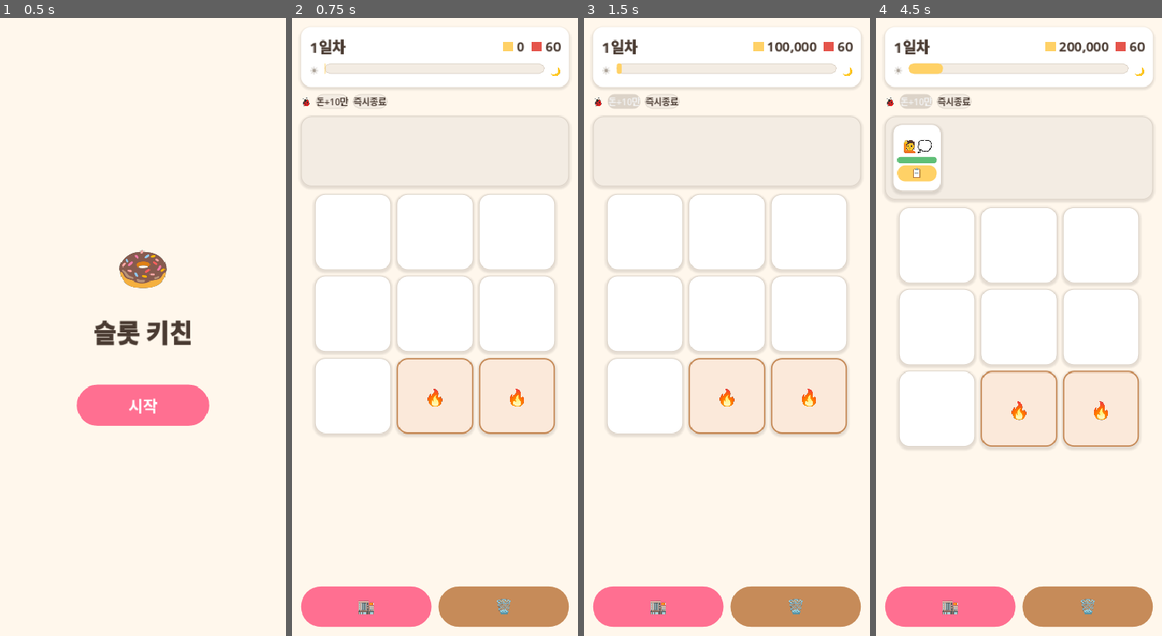
Above: before the commit, frames 1-4 (left to right).
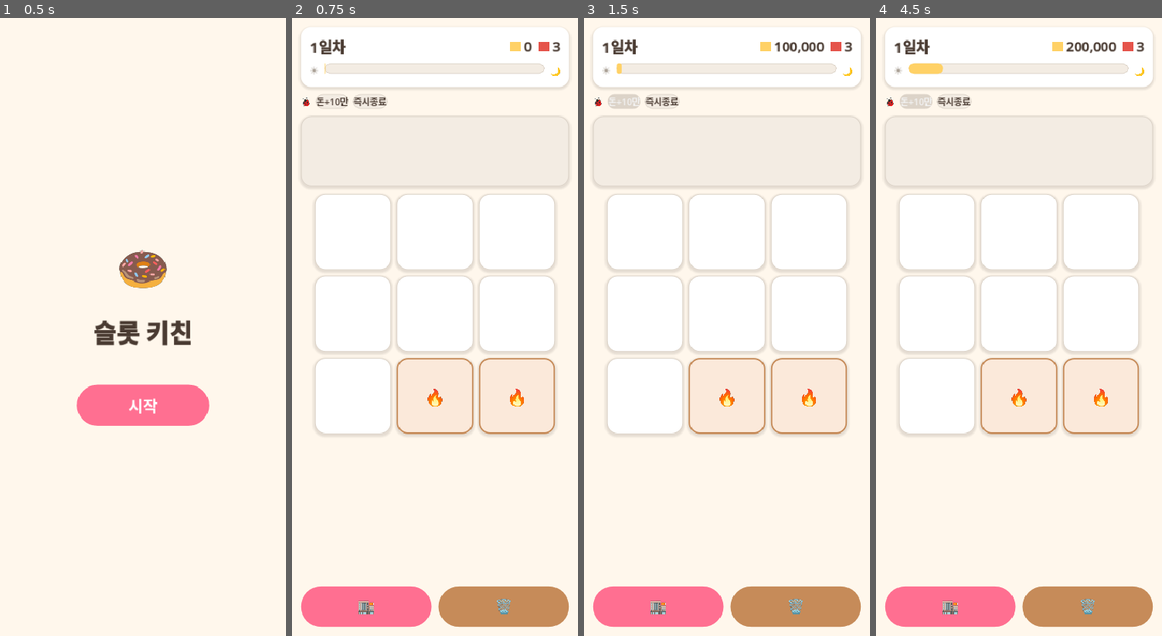
Above: after the commit, the same moments.

Repository: yellyB/game-slot-kitchen
Game: Godot game, scene res://scenes/Main.tscn
The game is run twice, just before and just after one commit, with the same random seed, the same clock (stepped at 60 frames per second) and the same inputs.
Inputs:
- Up to frame 1 (0.5 s): no input
- Up to frame 2 (0.75 s): click "시작" at 0.5 s
- Up to frame 3 (1.5 s): click "돈+10만" at 1.25 s
- Up to frame 4 (4.5 s): click "🏬" at 2 s; click "🗑️" at 2.75 s; click "✕" at 3.5 s; click "돈+10만" at 4.25 s

Frame 1 is identical in both runs. In frame 2, 0.3% of the frame differs, in the area x 73-95%, y 3-6%; in frame 3, 0.4%; in frame 4, 8.3%, in the area x 2-98%, y 3-70%.

Commit message:
feat: 하루별 레벨 테이블(levels.gd) + 금액 1원 스케일 재조정
레벨디자인을 data/levels.gd 표로: 5일, 웨이브 3 고정, 하루마다 손님수(2~6/
웨이브)·가게세(3~26)↑. Session이 Levels에서 가게세·손님수·승리일차를 읽음
(가게세 공식 제거). 금액 최소단위 1원 — 메뉴 커피1/글레이즈드2/초코3,
슬롯6·버프팩4. 손님 수 고정→증가로 매출/가게세 곡선 성립.

Co-Authored-By: Claude Opus 4.8 (1M context) <noreply@anthropic.com>

Diff:
--- a/data/config.gd
+++ b/data/config.gd
@@ -19,17 +19,15 @@
 const PATIENCE_DISH := 60.0   # 음식 대기(슬롯 주문 카드)
 const PATIENCE_LOW_FRAC := 0.3  # 이 비율 이하로 남으면 게이지 빨강
 
-# ── 경제 ──────────────────────────────────────────────────
+# ── 경제 (금액 최소단위 1원, 가장 싼 메뉴 = 1) ────────────
 const START_MONEY := 0     # 시작 소지금
-const RENT_START := 60      # 1일차 가게세
-const RENT_GROWTH := 1.5    # 매일 가게세 배율(올림)
-const SLOT_PRICE := 50      # 슬롯 +1 확장 가격(상점)
-const BUFF_PACK_PRICE := 40 # 버프 팩(카드깡) 가격
+const SLOT_PRICE := 6       # 슬롯 +1 확장 가격(상점)
+const BUFF_PACK_PRICE := 4  # 버프 팩(카드깡) 가격
+# (가게세는 하루별 → data/levels.gd)
 
 # ── 세션 / 하루 ───────────────────────────────────────────
 const DAY_LENGTH := 45.0        # 영업시간(초)
-const WAVES := 3                # 웨이브 수
-const CUSTOMERS_PER_WAVE := 3   # 웨이브당 손님
+const WAVES := 3                # 웨이브 수(고정). 웨이브당 손님 수는 data/levels.gd
 const WAVE_SPACING := 0.7       # 웨이브 내 손님 간격(초)
-const DAYS_TO_WIN := 5          # 이 일차 통과하면 승리
 const WAREHOUSE_EXIT_COST := 3.0  # 창고 닫을 때(퇴장) 소모 영업시간(초) — 트립 비용
+# (일차별 가게세·손님 수·승리 일차 = data/levels.gd)
--- /dev/null
+++ b/data/levels.gd
@@ -0,0 +1,19 @@
+class_name Levels
+extends RefCounted
+## 하루(세션)별 레벨 정의 — 레벨디자인은 이 표를 편집(테스트하며 조정).
+## 웨이브는 항상 3번(Config.WAVES). 하루마다 가게세와 웨이브당 손님 수만 변함.
+## 금액 최소단위 1원 = 가장 싼 메뉴(커피 1). rent도 같은 스케일.
+
+const DAYS := [
+	{"rent": 3,  "per_wave": 2},   # 1일차 (손님 6)
+	{"rent": 7,  "per_wave": 3},   # 2일차 (손님 9)
+	{"rent": 12, "per_wave": 4},   # 3일차 (손님 12)
+	{"rent": 18, "per_wave": 5},   # 4일차 (손님 15)
+	{"rent": 26, "per_wave": 6},   # 5일차 (손님 18) — 클리어
+]
+
+static func count() -> int:
+	return DAYS.size()
+
+static func get_day(day: int) -> Dictionary:
+	return DAYS[clampi(day - 1, 0, DAYS.size() - 1)]
--- a/data/recipes.gd
+++ b/data/recipes.gd
@@ -4,9 +4,9 @@
 ## 재료 id는 Ingredients와 일치. 아이콘은 이모지 placeholder.
 
 const ALL := {
-	"glazed": {"name": "글레이즈드", "icon": "🍩", "ingredients": ["flour", "egg", "sugar"], "cook_time": 5.0, "price": 30},
-	"choco":  {"name": "초코도넛",   "icon": "🍩", "ingredients": ["flour", "egg", "chocolate"], "cook_time": 5.0, "price": 40},
-	"coffee": {"name": "커피",       "icon": "☕", "ingredients": ["bean", "water"], "cook_time": 3.0, "price": 20},
+	"glazed": {"name": "글레이즈드", "icon": "🍩", "ingredients": ["flour", "egg", "sugar"], "cook_time": 5.0, "price": 2},
+	"choco":  {"name": "초코도넛",   "icon": "🍩", "ingredients": ["flour", "egg", "chocolate"], "cook_time": 5.0, "price": 3},
+	"coffee": {"name": "커피",       "icon": "☕", "ingredients": ["bean", "water"], "cook_time": 3.0, "price": 1},
 }
 
 static func all_ids() -> Array:
--- a/scripts/main.gd
+++ b/scripts/main.gd
@@ -411,7 +411,7 @@
 	if summary["won"]:
 		Modal.open(self) \
 			.title("승리! 🎉") \
-			.row("%d일 완주" % Config.DAYS_TO_WIN, Palette.SUCCESS) \
+			.row("%d일 완주" % Levels.count(), Palette.SUCCESS) \
 			.button("처음으로", _show_title)
 	elif summary["passed"]:
 		Modal.open(self) \
--- a/scripts/session.gd
+++ b/scripts/session.gd
@@ -24,7 +24,6 @@
 func start_run() -> void:
 	cash = Config.START_MONEY
 	day = 1
-	rent = Config.RENT_START
 	slots = Config.START_SLOTS
 	Buffs.clear()
 	cash_changed.emit(cash)
@@ -52,11 +51,11 @@
 
 func advance_day() -> void:
 	day += 1
-	rent = int(round(rent * Config.RENT_GROWTH))
 	start_day()
 
 
 func start_day() -> void:
+	rent = int(Levels.get_day(day).get("rent", 0))
 	day_revenue = 0
 	_elapsed = 0.0
 	_next_idx = 0
@@ -125,18 +124,19 @@
 	if passed:
 		cash -= rent
 		cash_changed.emit(cash)
-		summary["won"] = day >= Config.DAYS_TO_WIN
+		summary["won"] = day >= Levels.count()
 	summary["cash_after"] = cash
 	day_ended.emit(summary)
 
 
-## 웨이브별로 손님 등장 시각을 미리 계산(몰림).
+## 웨이브별로 손님 등장 시각을 미리 계산(몰림). 웨이브 3 고정, 웨이브당 손님은 레벨별.
 func _build_schedule() -> void:
 	_spawn_times.clear()
-	var half := (Config.CUSTOMERS_PER_WAVE - 1) * 0.5
+	var per_wave := int(Levels.get_day(day).get("per_wave", 3))
+	var half := (per_wave - 1) * 0.5
 	for w in Config.WAVES:
 		var center: float = Config.DAY_LENGTH * (w + 0.5) / Config.WAVES
-		for k in Config.CUSTOMERS_PER_WAVE:
+		for k in per_wave:
 			var t: float = center + (k - half) * Config.WAVE_SPACING
 			_spawn_times.append(clampf(t, 1.0, Config.DAY_LENGTH - 2.0))
 	_spawn_times.sort()
Not shown, added: data/levels.gd.uid
Not shown, changed: 개발플랜.md
